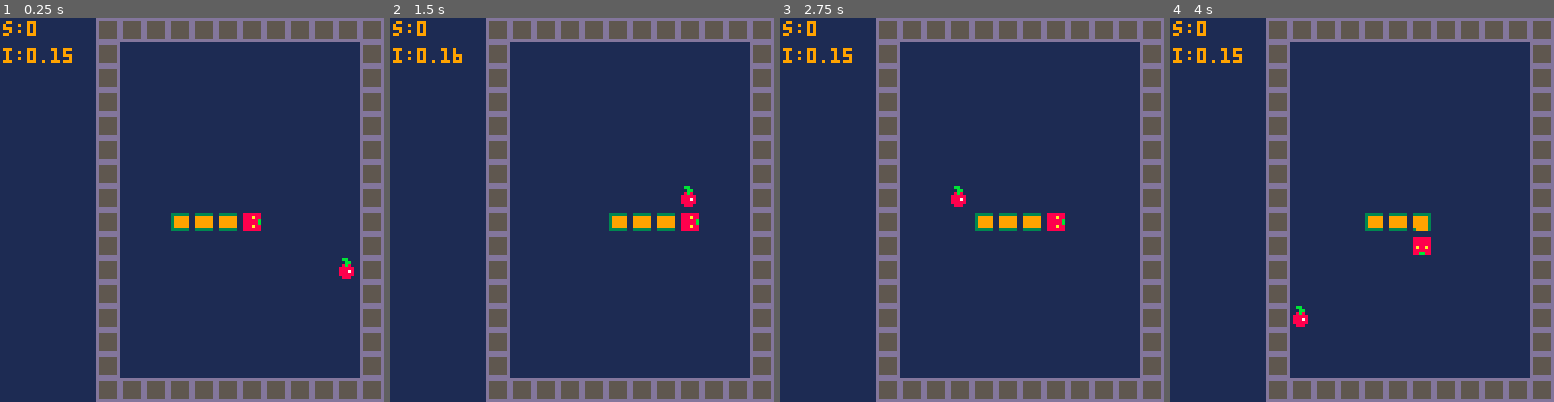
Above: before the commit, frames 1-4 (left to right).
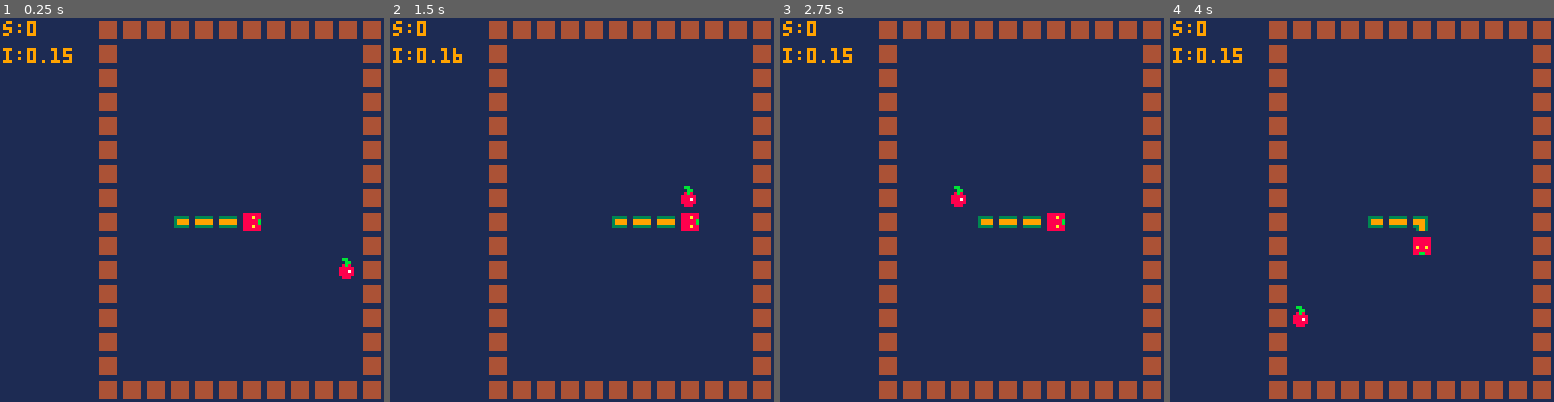
Above: after the commit, the same moments.

Repository: AriJalk/pico8-learning-snake
Game: PICO-8 cartridge snake.p8
Two runs of this game, one before a commit and one after it. Both use one fixed random seed, a clock stepped at 60 frames per second and the inputs below.
Inputs:
- Up to frame 1 (0.25 s): no input
- Up to frame 2 (1.5 s): tap X (X key) at 0.33, 1.07 s; tap O (Z key) at 0.7 s
- Up to frame 3 (2.75 s): hold Right 1.6-2.1 s; tap O (Z key) at 1.7, 2.1, 2.5 s; tap X (X key) at 1.85 s; hold Up 2.15-2.42 s; hold Right from 2.47 s (still down)
- Up to frame 4 (4 s): tap O (Z key) at 2.9, 3.3, 3.7 s; tap X (X key) at 2.97 s; release Right at 3.03 s; hold Left 3.08-3.58 s; hold Down 3.63-3.97 s

The runs differ from the first frame. In frame 1, 21% of the frame differs, in the area x 25-100%, y 0-100%; in frame 2, 21%; in frame 3, 21%; in frame 4, 21%.

Commit message:
Make snake thinner

Diff:
--- a/snake.p8
+++ b/snake.p8
@@ -485,11 +485,11 @@
  end
 end
 __gfx__
-000000001111111111111111111111111111111111111111111111111111111111bb1111dddddddd111111110000000000000000000000000000000000000000
-000000001399993113333331133333311399993113333331188bb88118888881111bb111d555555d111111110000000000000000000000000000000000000000
-007007001399993119999991139999911399993113999991188888811888a881118b8111d555555d111111110000000000000000000000000000000000000000
-00077000139999311999999113999991139999311399999118a88a81188888b118888811d555555d111111110000000000000000000000000000000000000000
-00077000139999311999999113999991139999311399999118888881188888b118887811d555555d111111110000000000000000000000000000000000000000
-007007001399993119999991139999911399993113999991188888811888a88118888811d555555d111111110000000000000000000000000000000000000000
-000000001399993113333331139999311333333113333331188888811888888111888111d555555d111111110000000000000000000000000000000000000000
-000000001111111111111111111111111111111111111111111111111111111111111111dddddddd111111110000000000000000000000000000000000000000
+000000001111111111111111111111111111111111111111111111111111111111bb111111111111111111110000000000000000000000000000000000000000
+000000001139931111111111111111111139931111111111188bb88118888881111bb11114444441111111110000000000000000000000000000000000000000
+007007001139931113333331113333311139931111333331188888811888a881118b811114444441111111110000000000000000000000000000000000000000
+00077000113993111999999111399991113993111139999118a88a81188888b11888881114444441111111110000000000000000000000000000000000000000
+00077000113993111999999111399991113993111139999118888881188888b11888781114444441111111110000000000000000000000000000000000000000
+007007001139931113333331113993311133331111333331188888811888a8811888881114444441111111110000000000000000000000000000000000000000
+00000000113993111111111111399311111111111111111118888881188888811188811114444441111111110000000000000000000000000000000000000000
+00000000111111111111111111111111111111111111111111111111111111111111111111111111111111110000000000000000000000000000000000000000
